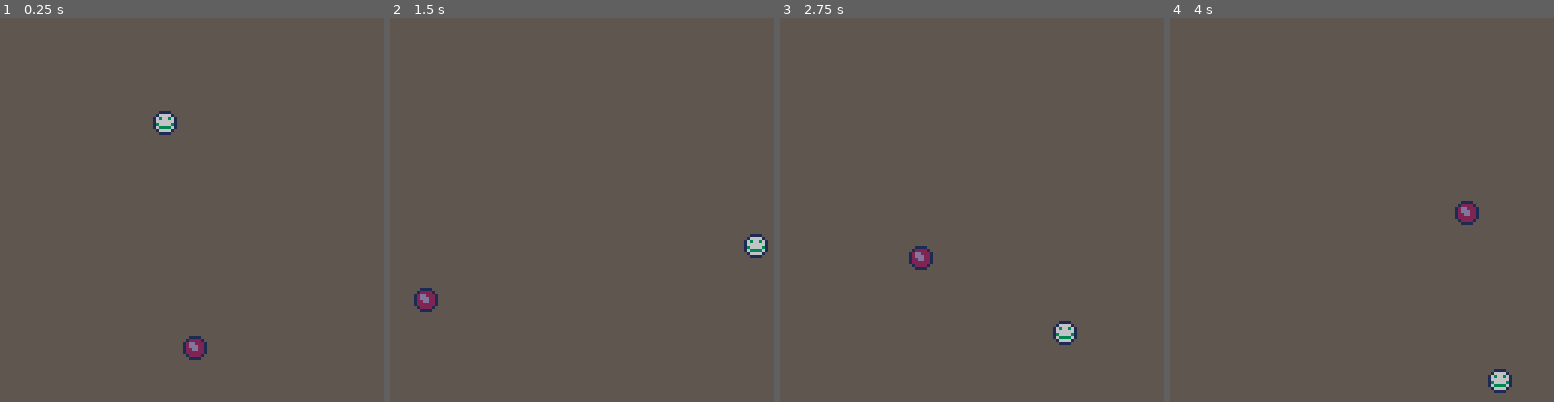
Above: before the commit, frames 1-4 (left to right).
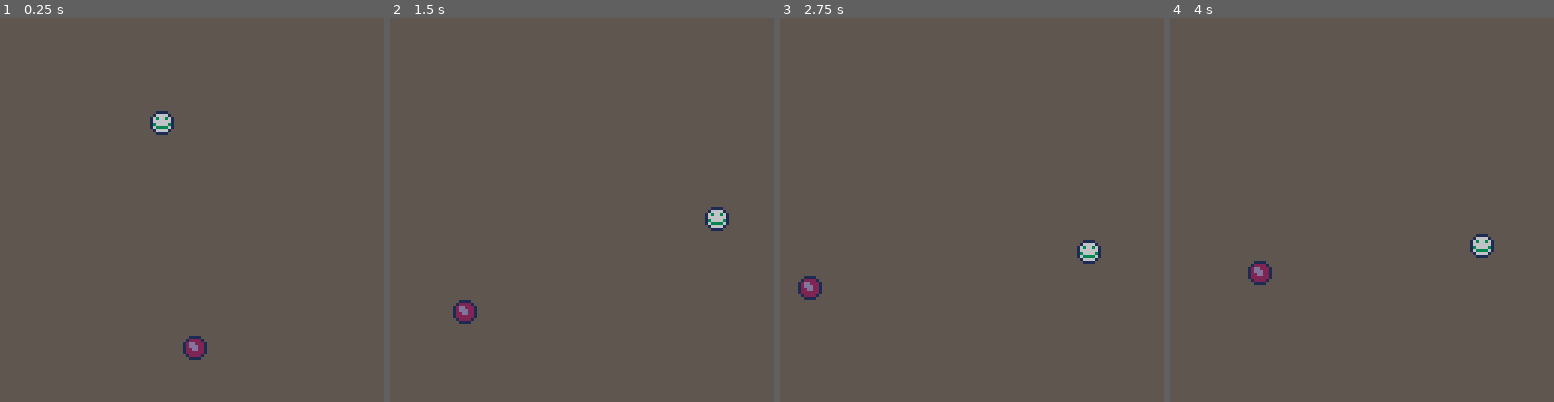
Above: after the commit, the same moments.

Repository: sargon2/pico8
Game: PICO-8 cartridge mine/collision.p8
Same seed, same stepped clock (60 frames per second), same inputs: the game is played once before the commit and once after it.
Inputs:
- Up to frame 1 (0.25 s): no input
- Up to frame 2 (1.5 s): no input
- Up to frame 3 (2.75 s): hold Right 1.6-2.1 s; hold Up 2.15-2.42 s; hold Right from 2.47 s (still down)
- Up to frame 4 (4 s): release Right at 3.03 s; hold Left 3.08-3.58 s; hold Down 3.63-3.97 s

The runs differ from the first frame. In frame 1, 0.2% of the frame differs, in the area x 39-47%, y 24-31%; in frame 2, 1.3%, in the area x 6-99%, y 49-80%; in frame 3, 1.3%; in frame 4, 1.3%.

Commit message:
Add friction

Diff:
--- a/mine/collision.p8
+++ b/mine/collision.p8
@@ -54,6 +54,8 @@
  if actor.yv > 4 then
   actor.yv = 4
  end
+ actor.xv /= 1.01
+ actor.yv /= 1.01
 end
 
 is_colliding = false
